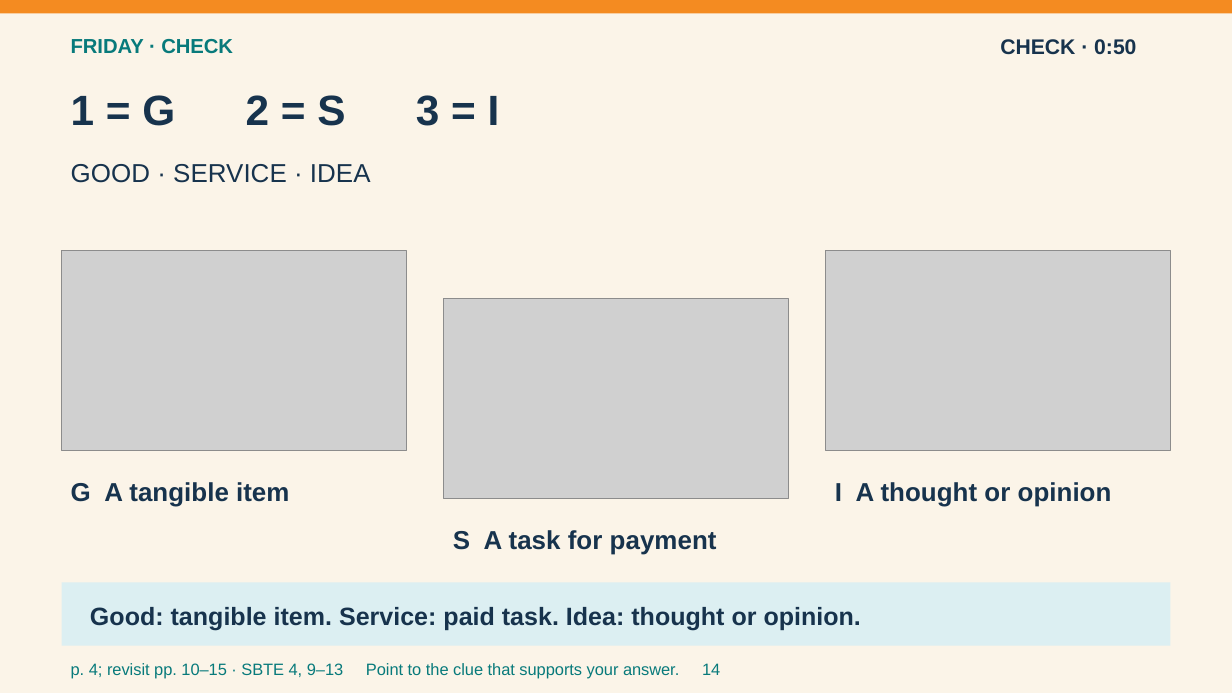
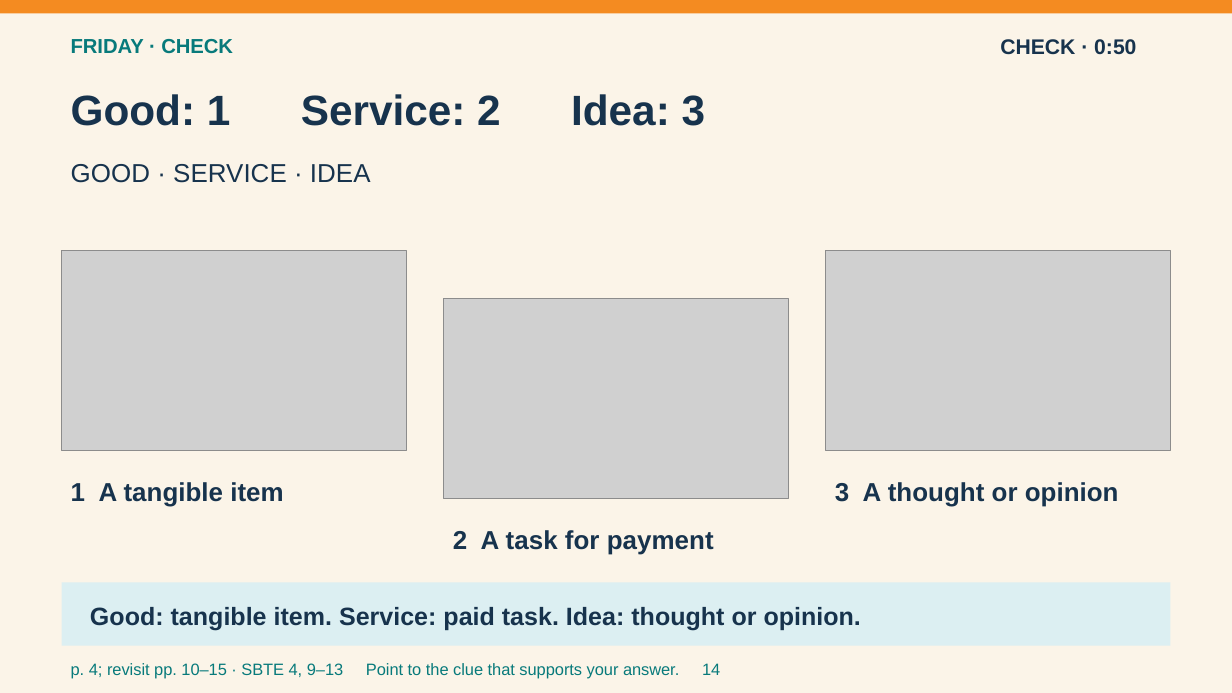
Before and after one commit to pzg8794/teaching-placement, a slide deck: slide 14 of second-placement/planning/2026-09-21-to-25/2026-09-21-to-25-Entry-Routines-Visual-v3.pptx. Drawn at 1232x693 pixels with LibreOffice and Linux fonts; fonts in the diff are those of the drawing; grey boxes stand for pictures. Boxes give left, top, right and bottom in pixels: in the first picture for what was removed or moved away, otherwise in the second. Text is boxed around its words. In the diff, an @@ line names an element or a change of style, - is before the commit and + after.

```diff
--- a/second-placement/planning/2026-09-21-to-25/2026-09-21-to-25-Entry-Routines-Visual-v3.pptx
+++ b/second-placement/planning/2026-09-21-to-25/2026-09-21-to-25-Entry-Routines-Visual-v3.pptx
@@ text at [71, 94, 706, 126]: text changed @@
-1 = G 2 = S 3 = I
+Good: 1 Service: 2 Idea: 3
@@ text at [71, 482, 283, 507]: text changed @@
-G A tangible item
+1 A tangible item
@@ text at [835, 482, 1119, 507]: text changed @@
-I A thought or opinion
+3 A thought or opinion
@@ text at [453, 530, 714, 555]: text changed @@
-S A task for payment
+2 A task for payment
```
Also in this commit, not shown: 7 other slides changed, 4 other files.
